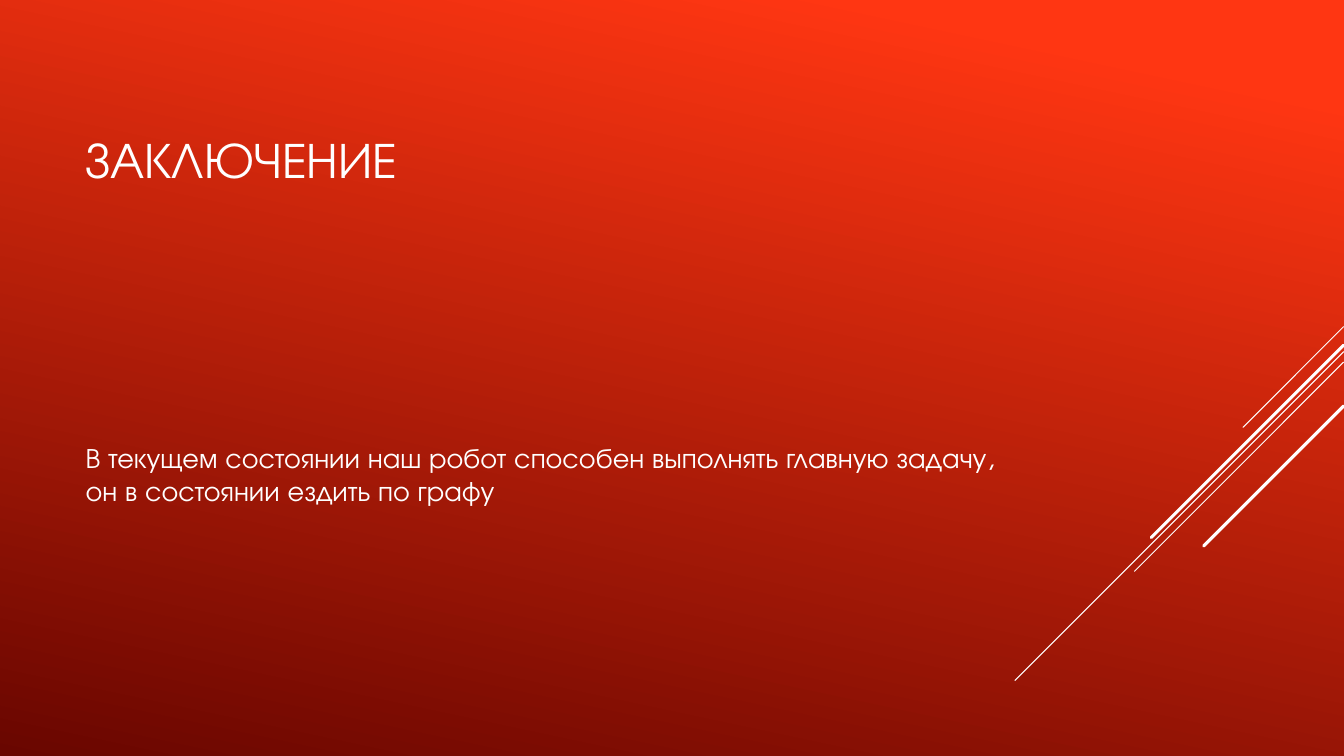
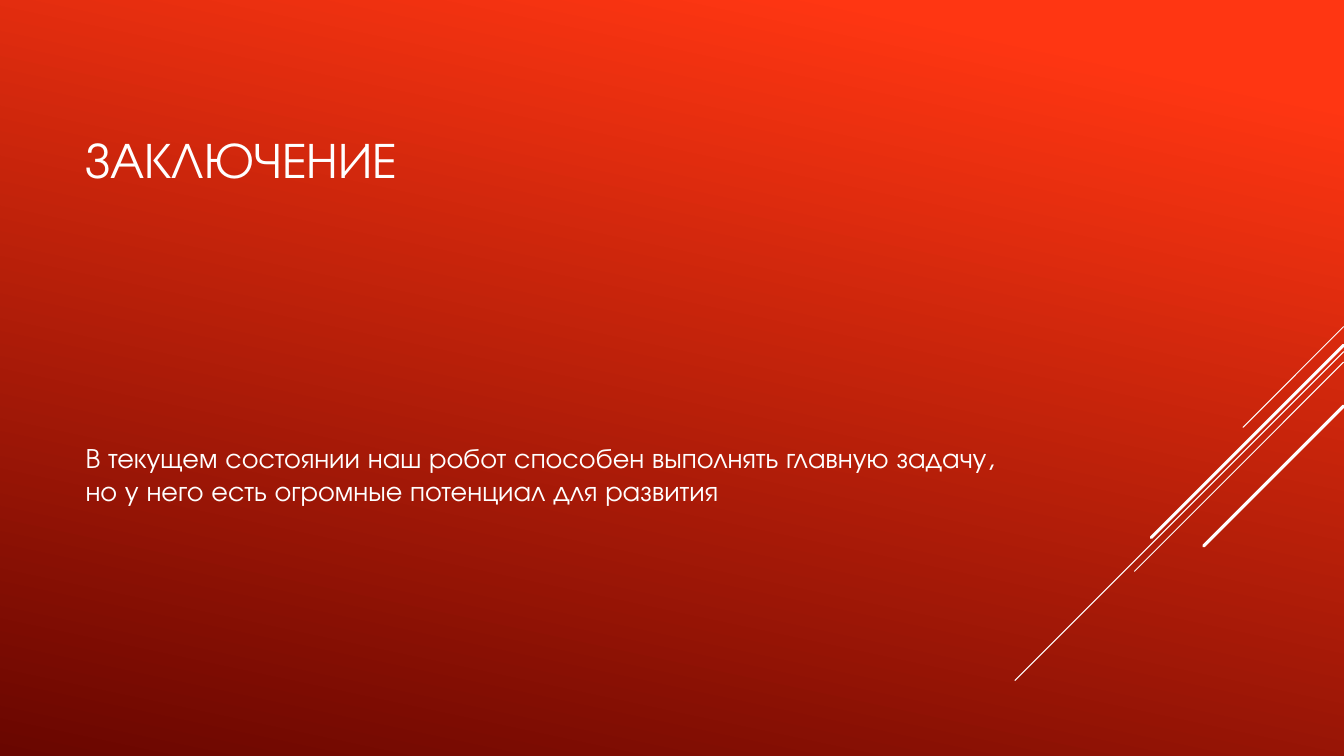
Before and after one commit to TransoChel/ProjectRobotLogistic, a slide deck: slide 10 of Проект «Робот-логист».pptx. Drawn at 1344x756 pixels with LibreOffice and Linux fonts; fonts in the diff are those of the drawing. Boxes give left, top, right and bottom in pixels: in the first picture for what was removed or moved away, otherwise in the second. Text is boxed around its words. In the diff, an @@ line names an element or a change of style, - is before the commit and + after.

```diff
--- a/Проект «Робот-логист».pptx
+++ b/Проект «Робот-логист».pptx
@@ text at box(86, 449, 986, 506): text changed @@
-В текущем состоянии наш робот способен выполнять главную задачу, он в состоянии ездить по графу
+В текущем состоянии наш робот способен выполнять главную задачу, но у него есть огромные потенциал для развития
```
Also in this commit, not shown: 3 other slides changed.
